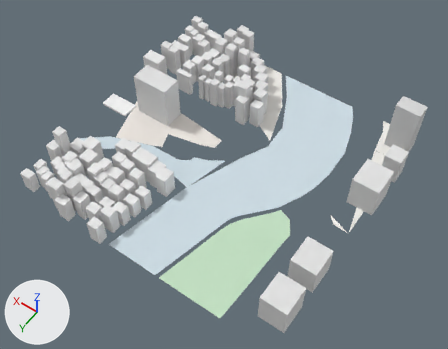
Two versions of the glTF model white-model-six-districts/chunks/121_76_mid.glb, one commit apart.
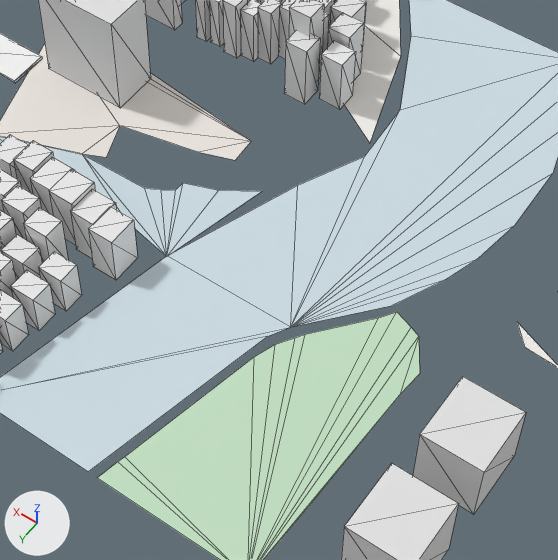
Each version is shown whole from a 50 mm camera at (347.0, 13321.0, 834.0) aimed at (729.0, 12787.0, -6.0), then close up on the part from 27% to 77% of the width and 24% to 89% of the height. The axes (+X, +Y, +Z) are drawn at lower left. The lights are the same throughout. The older version's two pictures come first. The close-ups show mesh edges as thin lines. Vertices at exactly the same position are counted once.
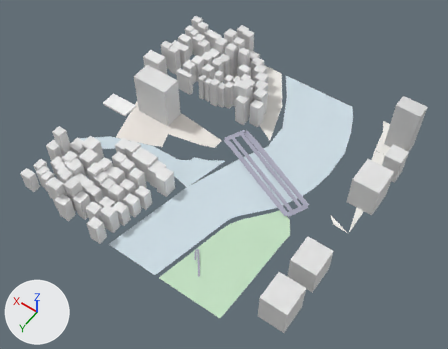
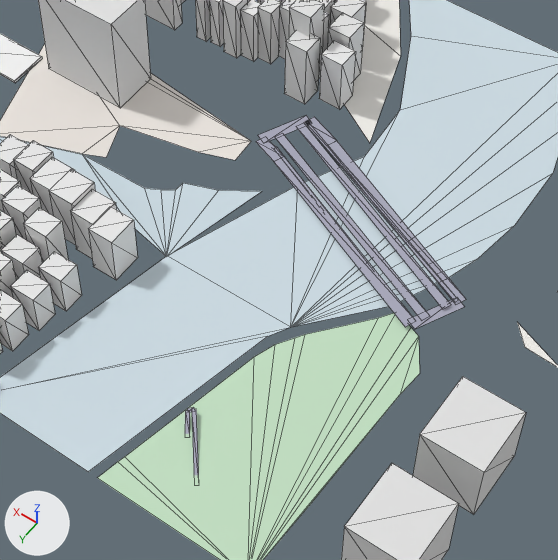
What changed in the scene script:
```text
Change me_mesh_0:
    used by ob_mesh_0; location = (0.0, 0.0, 0.0)
    remove me_mesh_0.from_pydata(...)  # 948 vertices, 1151 faces; spans x 485.0..1026.0, y 12500.0..13007.0, z -25.0..79.0
    add me_mesh_0.from_pydata(...)  # 1004 vertices, 1179 faces; spans x 485.0..1026.0, y 12500.0..13007.0, z -25.0..79.0
    me_mesh_0 part 1
    56 vertices are added at x 579.0..783.0, y 12669.0..12968.0, z -24.0..-18.0
    28 new faces join them
```

Location of each change, (x1, y1, x2, y2) in pixels of the close-ups (558 x 560 px):
part 1 of me_mesh_0, added
    after: (185, 115, 466, 475)
